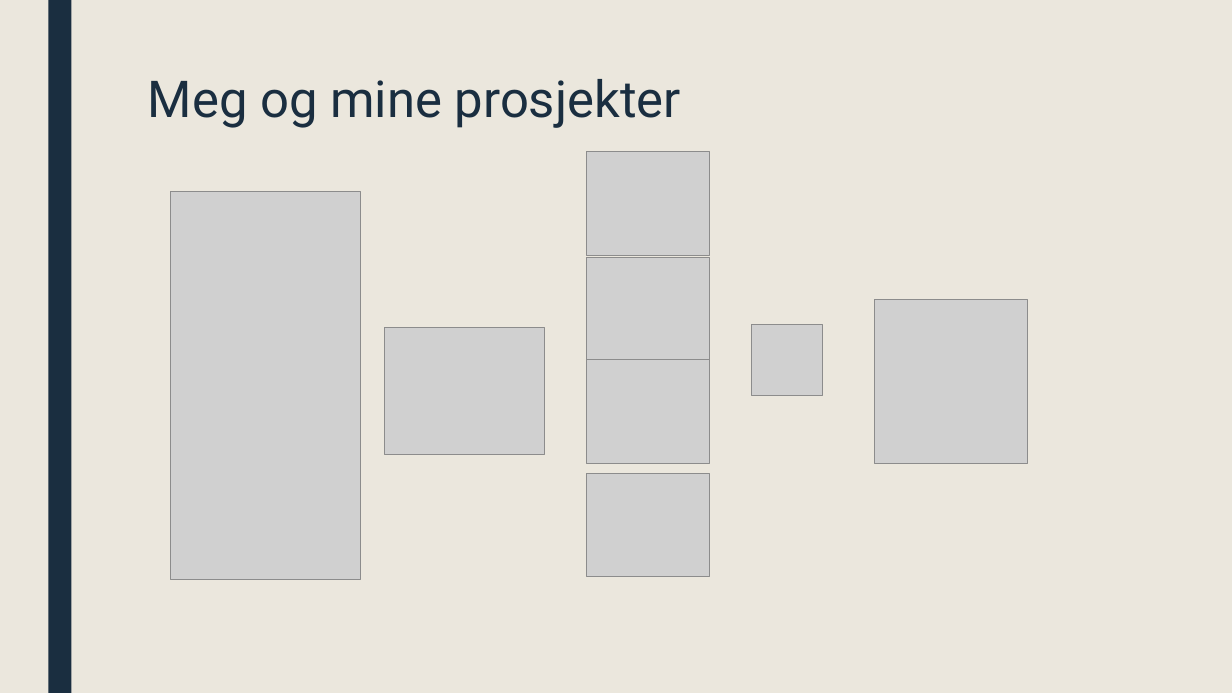
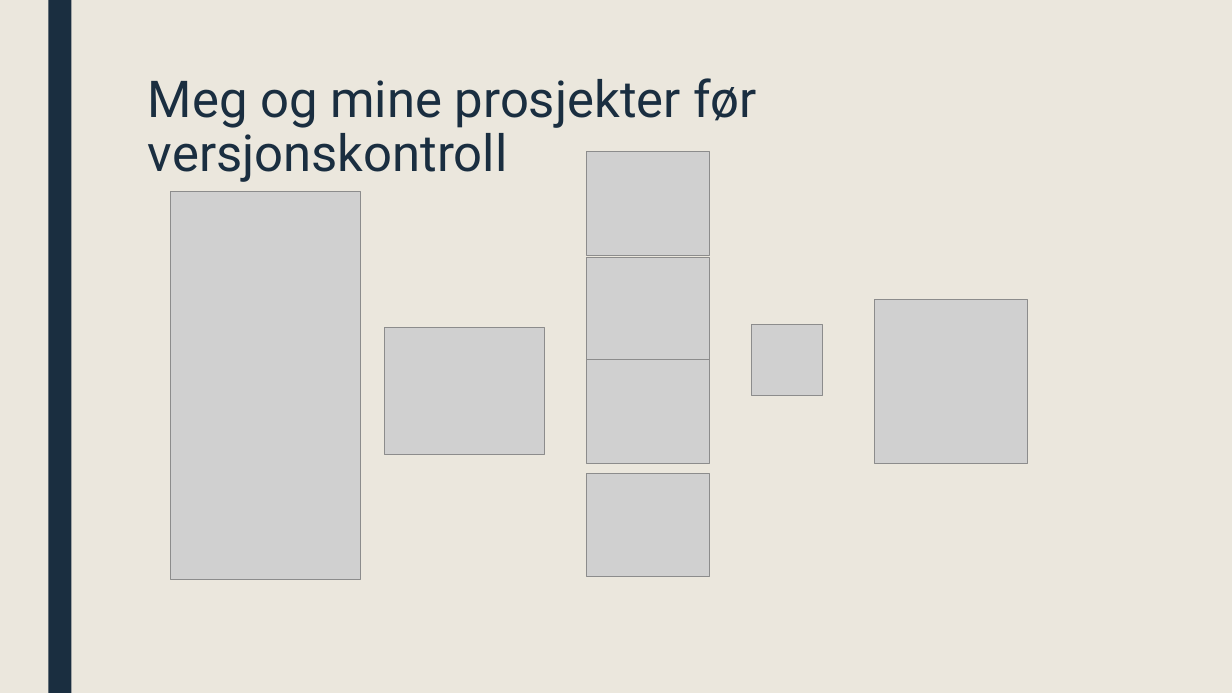
Before and after one commit to ufarm/sommer2016, a slide deck: slide 2 of GIT.pptx (slide 1 before the commit). Drawn at 1232x693 pixels with LibreOffice and Linux fonts; fonts in the diff are those of the drawing; grey boxes stand for pictures. Boxes give left, top, right and bottom in pixels: in the first picture for what was removed or moved away, otherwise in the second. Text is boxed around its words. In the diff, an @@ line names an element or a change of style, - is before the commit and + after.

```diff
--- a/GIT.pptx
+++ b/GIT.pptx
@@ title at (148,78,757,182): text changed @@
-Meg og mine prosjekter
+Meg og mine prosjekter før versjonskontroll
```
Also in this commit, not shown: 3 other slides changed, 7 slides added, 2 slides removed.
